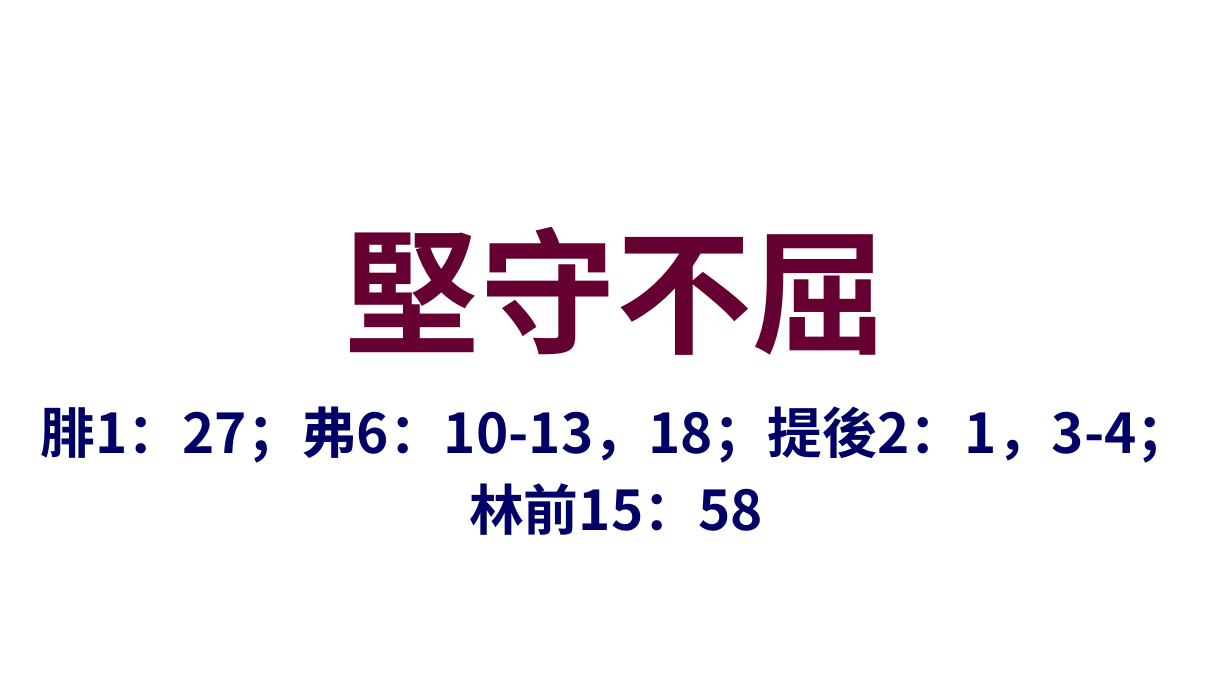
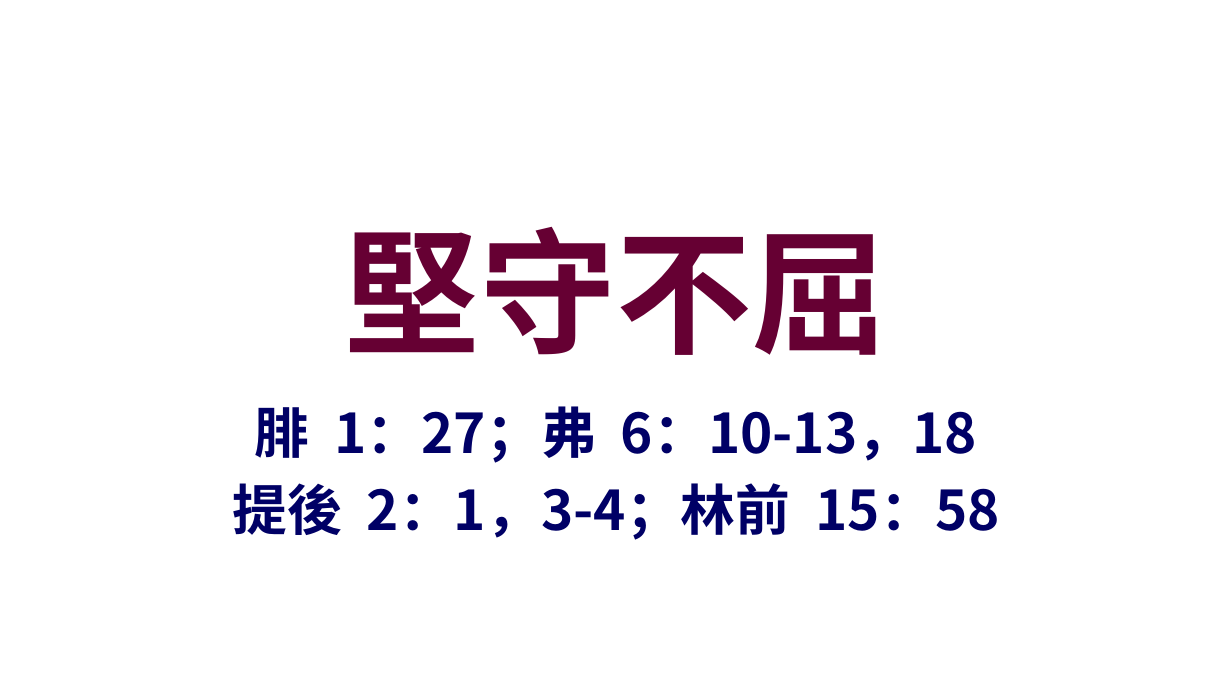
Before and after one commit to batisuoc/worship-resources, a slide deck: slide 1 of 67堅守不屈.pptx. Drawn at 1232x693 pixels with LibreOffice and Linux fonts; fonts in the diff are those of the drawing; background and template pictures are left out. Boxes give left, top, right and bottom in pixels: in the first picture for what was removed or moved away, otherwise in the second. Text is boxed around its words. In the diff, an @@ line names an element or a change of style, - is before the commit and + after.

```diff
--- a/67堅守不屈.pptx
+++ b/67堅守不屈.pptx
@@ subtitle at box(232, 406, 999, 540): text changed @@
-腓1：27；弗6：10-13，18；提後2：1，3-4；
-林前15：58
+腓 1：27；弗 6：10-13，18
+提後 2：1，3-4；林前 15：58
```
Also in this commit, not shown: 6 other slides changed.
